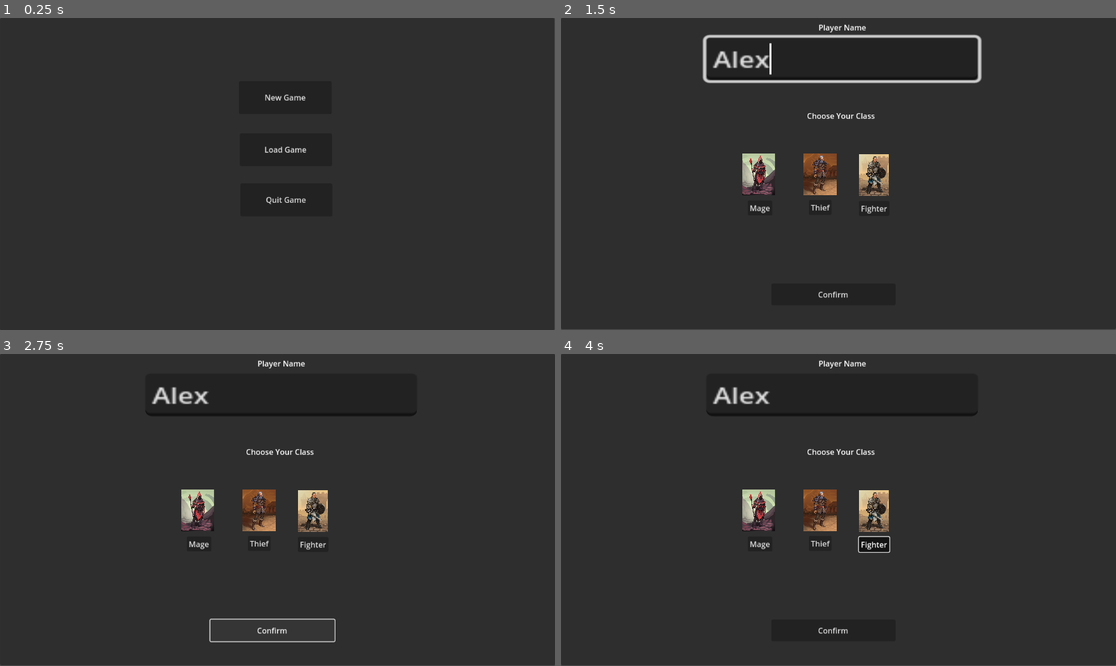
Above: before the commit, frames 1-4 (two rows, left to right).
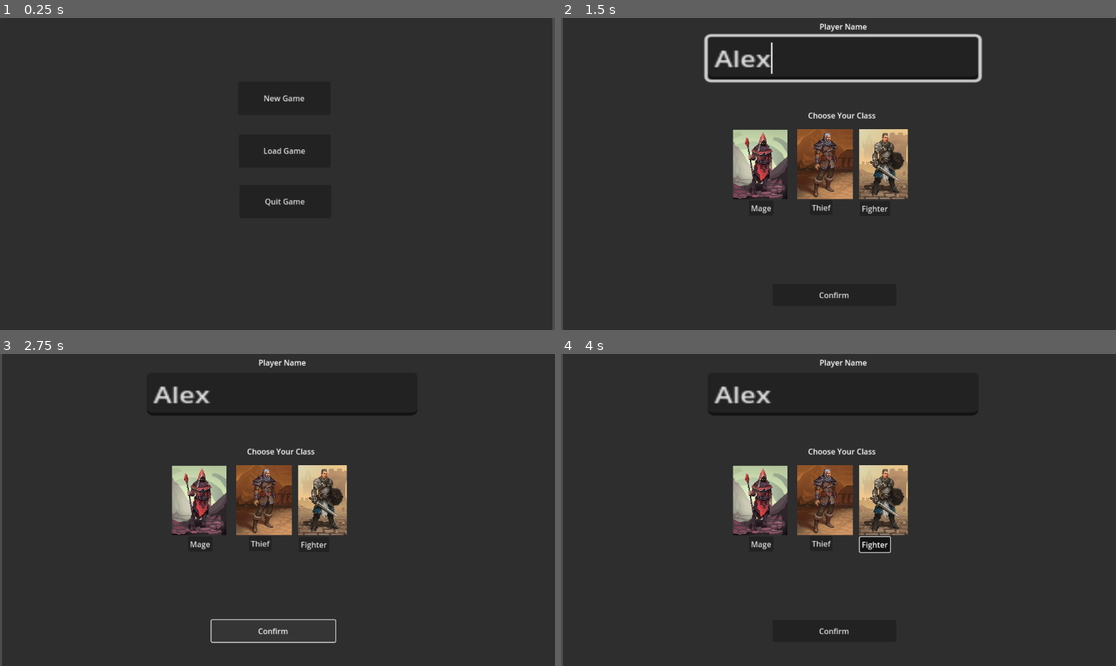
Above: after the commit, the same moments.

Repository: JMayna/goblingame
Game: Godot game, scene res://Main Menu.tscn
Same seed, same stepped clock (60 frames per second), same inputs: the game is played once before the commit and once after it.
Inputs (mouse positions are in pixels of both pictures, inside the frame that each line leads up to):
- Up to frame 1 (0.25 s): no input
- Up to frame 2 (1.5 s): click "New Game" at 0.5 s; click (844, 58) at 1.27 s; type "Alex" at 1.35 s
- Up to frame 3 (2.75 s): click "Confirm" at 2 s
- Up to frame 4 (4 s): click "Confirm" at 2.75 s; click "Fighter" at 3.5 s

The runs differ from the first frame. In frame 1, 0.6% of the frame differs, in the area x 47-100%, y 0-100%; in frame 2, 8.0%, in the area x 0-100%, y 0-100%; in frame 3, 6.9%; in frame 4, 6.7%.

Commit message:
Added alot

Diff:
--- a/Game_Menu.tscn
+++ b/Game_Menu.tscn
@@ -61,27 +61,43 @@
 offset_bottom = 55.0
 text = "Exp:"
 
+[node name="PlayerHealthLabel" type="Label" parent="CanvasLayer/PlayerInfo"]
+offset_left = 281.0
+offset_top = 46.0
+offset_right = 362.0
+offset_bottom = 84.0
+text = "Health"
+
+[node name="PlayerACLabel" type="Label" parent="CanvasLayer/PlayerInfo"]
+offset_left = 383.0
+offset_top = 16.0
+offset_right = 464.0
+offset_bottom = 54.0
+text = "AC
+"
+
 [node name="mainMenubutton" type="Button" parent="CanvasLayer"]
-offset_left = 13.0
-offset_top = 960.0
-offset_right = 178.0
-offset_bottom = 1051.0
+offset_left = 3.0
+offset_top = 550.0
+offset_right = 168.0
+offset_bottom = 641.0
 text = "Main Menu"
 
 [node name="nextEncounterButton" type="Button" parent="CanvasLayer"]
-offset_left = 305.0
-offset_top = 428.0
-offset_right = 525.0
-offset_bottom = 514.0
+offset_left = 427.0
+offset_top = 296.0
+offset_right = 647.0
+offset_bottom = 382.0
 text = "Next Encounter"
 
 [node name="saveGameButton" type="Button" parent="CanvasLayer"]
-offset_left = 194.0
-offset_top = 960.0
-offset_right = 359.0
-offset_bottom = 1051.0
+offset_left = 218.0
+offset_top = 552.0
+offset_right = 383.0
+offset_bottom = 643.0
 text = "Save Game
 "
 
 [connection signal="pressed" from="CanvasLayer/mainMenubutton" to="." method="_on_button_pressed"]
+[connection signal="pressed" from="CanvasLayer/nextEncounterButton" to="." method="_on_next_encounter_button_pressed"]
 [connection signal="pressed" from="CanvasLayer/saveGameButton" to="." method="_on_button_pressed"]
--- a/Main Menu.tscn
+++ b/Main Menu.tscn
@@ -17,7 +17,7 @@
 layout_mode = 0
 offset_right = 1151.0
 offset_bottom = 647.0
-scale = Vector2(1.66643, 1.67033)
+scale = Vector2(0.99603, 1.01143)
 
 [node name="newgameButton" type="Button" parent="Panel"]
 layout_mode = 0
--- a/Scripts/Globals.gd
+++ b/Scripts/Globals.gd
@@ -6,3 +6,5 @@
 var player_gold = 0
 var player_xp = 0
 var player_level = 1
+var player_health = 20
+var player_armor_class = 10
--- /dev/null
+++ b/Scripts/encounter.gd
@@ -0,0 +1,69 @@
+extends Control
+
+@onready var playerHealthLabel =$CanvasLayer/playerInfo/playerHealthLabel
+@onready var playerNameLabel = $CanvasLayer/playerInfo/playerNameLabel
+@onready var enemyHealthLabel = $CanvasLayer/enemyInfo/enemyHealthLabel
+@onready var attackButton = $CanvasLayer/attackButton
+@onready var battleLog = $CanvasLayer/battleLog
+
+#Enemy Stats (Not da globals)
+var enemy = {
+	"health": 50,
+	"attack": 8,
+	"armor_class": 12
+}
+
+
+
+# Called when the node enters the scene tree for the first time.
+func _ready() -> void:
+	#Get Player stats from da Globals
+	playerHealthLabel.text = "Health: " + str(Globals.player_health)
+	playerNameLabel.text = Globals.player_name
+	attackButton.connect("pressed", _on_attack_button_pressed)
+
+
+
+func _on_attack_button_pressed() -> void:
+	#1. Players turn
+	var attack_roll = randi_range(1, 20) #Dice roll
+	var message = "Player Attack Roll: " + str(attack_roll) + "\n"  #This stores da message
+	var damage_roll = 0
+
+	if attack_roll >= enemy.armor_class:
+		damage_roll = randi_range(1,10)
+		enemy.health -= damage_roll
+		message += "Player hit for " + str(damage_roll) + " damage!\n"
+		enemyHealthLabel.text = "Enemy Health: " + str(enemy.health)
+	else:
+		message = "Player Attack Roll: " + str(attack_roll) + "\n" +  "Player missed!\n" #Store Message
+
+		message += "\n"
+
+	#2 . Enemy's Turn
+	var enemy_attack_roll = randi_range(1, 20)
+	message += "Enemy Attack Roll: " + str(enemy_attack_roll) + "\n" #Store message
+	var enemy_damage_roll = 0
+
+
+	if enemy_attack_roll >= Globals.player_armor_class: #From da globals
+		enemy_damage_roll = randi_range (1, enemy.attack)
+		Globals.player_health -= enemy_damage_roll #Hopefully will update da Globals
+		message += "Enemy Hits for: " + str(enemy_damage_roll) + " damage\n" #Store message
+		playerHealthLabel.text = "Player Health: " + str(Globals.player_health) #Globals
+	else:
+		message += "Enemy Missed\n"
+
+	message += "\n"
+
+	#3 Update da battle log
+	battleLog.append_text(message) #Add the combined message
+
+
+
+
+	#4 Chceck for Game Over (add later)
+	if Globals.player_health <= 0: # check globals
+		print("Player is defeated")
+	if enemy.health <= 0:
+		print('Enemy is defeated')
--- a/character_creation.tscn
+++ b/character_creation.tscn
@@ -17,9 +17,11 @@
 
 [node name="Panel" type="Panel" parent="."]
 layout_mode = 0
-offset_right = 1153.0
-offset_bottom = 648.0
-scale = Vector2(1.66539, 1.66266)
+offset_left = 4.0
+offset_top = -2.0
+offset_right = 1157.0
+offset_bottom = 646.0
+scale = Vector2(0.995664, 1.00318)
 
 [node name="nameInput" type="LineEdit" parent="Panel"]
 layout_mode = 0
@@ -97,27 +99,27 @@
 [node name="CanvasLayer" type="CanvasLayer" parent="Panel"]
 
 [node name="fighterImage" type="TextureRect" parent="Panel/CanvasLayer"]
-offset_left = 1032.0
-offset_top = 471.0
-offset_right = 3260.0
-offset_bottom = 3876.0
+offset_left = 619.0
+offset_top = 231.0
+offset_right = 2847.0
+offset_bottom = 3636.0
 scale = Vector2(0.045547, 0.0425804)
 texture = ExtResource("3_w8ggr")
 
 [node name="mageImage" type="TextureRect" parent="Panel/CanvasLayer"]
-offset_left = 627.0
-offset_top = 469.0
-offset_right = 2855.0
-offset_bottom = 3385.0
+offset_left = 357.0
+offset_top = 232.0
+offset_right = 2585.0
+offset_bottom = 3148.0
 scale = Vector2(0.0509385, 0.0494303)
 texture = ExtResource("4_jyi5c")
 
 [node name="thiefImage" type="TextureRect" parent="Panel/CanvasLayer"]
-offset_left = 838.0
-offset_top = 469.0
-offset_right = 3066.0
-offset_bottom = 3385.0
-scale = Vector2(0.0516763, 0.0495978)
+offset_left = 490.0
+offset_top = 231.0
+offset_right = 2718.0
+offset_bottom = 3147.0
+scale = Vector2(0.0520468, 0.0495978)
 texture = ExtResource("5_bjwh7")
 stretch_mode = 2
 
--- /dev/null
+++ b/encounter.tscn
@@ -0,0 +1,94 @@
+[gd_scene load_steps=2 format=3 uid="uid://cqbs31go5cv5j"]
+
+[ext_resource type="Script" path="res://Scripts/encounter.gd" id="1_kvu78"]
+
+[node name="Encounter" type="Control"]
+layout_mode = 3
+anchors_preset = 15
+anchor_right = 1.0
+anchor_bottom = 1.0
+grow_horizontal = 2
+grow_vertical = 2
+scale = Vector2(0.998605, 0.997503)
+script = ExtResource("1_kvu78")
+
+[node name="CanvasLayer" type="CanvasLayer" parent="."]
+
+[node name="enemyInfo" type="Control" parent="CanvasLayer"]
+layout_mode = 3
+anchors_preset = 0
+offset_right = 40.0
+offset_bottom = 40.0
+
+[node name="enemyNameLabel" type="Label" parent="CanvasLayer/enemyInfo"]
+offset_right = 51.0
+offset_bottom = 23.0
+text = "Name:"
+
+[node name="enemyHealthLabel" type="Label" parent="CanvasLayer/enemyInfo"]
+offset_left = 1.0
+offset_top = 30.0
+offset_right = 57.0
+offset_bottom = 53.0
+text = "Health:"
+
+[node name="enemyACLabel" type="Label" parent="CanvasLayer/enemyInfo"]
+offset_left = 1.0
+offset_top = 58.0
+offset_right = 41.0
+offset_bottom = 81.0
+text = "AC:"
+
+[node name="playerInfo" type="Control" parent="CanvasLayer"]
+layout_mode = 3
+anchors_preset = 0
+offset_left = 7.0
+offset_top = 14.0
+offset_right = 47.0
+offset_bottom = 54.0
+scale = Vector2(0.887278, 0.587202)
+
+[node name="playerNameLabel" type="Label" parent="CanvasLayer/playerInfo"]
+offset_top = 976.0
+offset_right = 47.0
+offset_bottom = 999.0
+text = "Name"
+
+[node name="playerHealthLabel" type="Label" parent="CanvasLayer/playerInfo"]
+offset_top = 1006.0
+offset_right = 52.0
+offset_bottom = 1029.0
+text = "Health"
+
+[node name="playerACLabel" type="Label" parent="CanvasLayer/playerInfo"]
+offset_left = 1.0
+offset_top = 1038.0
+offset_right = 41.0
+offset_bottom = 1061.0
+text = "AC:"
+
+[node name="attackButton" type="Button" parent="CanvasLayer"]
+offset_left = 480.0
+offset_top = 553.0
+offset_right = 538.0
+offset_bottom = 584.0
+scale = Vector2(2.72466, 2.79696)
+text = "Attack"
+
+[node name="battleLog" type="RichTextLabel" parent="CanvasLayer"]
+anchors_preset = 8
+anchor_left = 0.5
+anchor_top = 0.5
+anchor_right = 0.5
+anchor_bottom = 0.5
+offset_left = -438.0
+offset_top = -222.0
+offset_right = 489.0
+offset_bottom = 205.0
+grow_horizontal = 2
+grow_vertical = 2
+theme_override_font_sizes/normal_font_size = 16
+bbcode_enabled = true
+autowrap_mode = 2
+
+[connection signal="pressed" from="CanvasLayer/attackButton" to="." method="_on_attack_button_pressed"]
--- a/game_menu.gd
+++ b/game_menu.gd
@@ -5,6 +5,8 @@
 @onready var playerGoldLabel = $CanvasLayer/PlayerInfo/PlayerGoldLabel
 @onready var playerLevelLabel =$CanvasLayer/PlayerInfo/PlayerLevelLabel
 @onready var playerExperienceLabel = $CanvasLayer/PlayerInfo/PlayerExperienceLabel
+@onready var playerHealthLabel = $CanvasLayer/PlayerInfo/PlayerHealthLabel
+@onready var playerACLabel = $CanvasLayer/PlayerInfo/PlayerACLabel
 
 func _ready():
 	var playerName = Globals.player_name
@@ -12,6 +14,8 @@
 	var playerLevel = Globals.player_level
 	var playerGold = Globals.player_gold
 	var playerXP = Globals.player_xp
+	var playerAC = Globals.player_armor_class
+	var playerHealth = Globals.player_health
 
 	if playerNameLabel:
 		playerNameLabel.text = "Player: " + playerName
@@ -27,6 +31,12 @@
 
 	if playerLevelLabel:
 		playerLevelLabel.text="Level: " + str(playerLevel)
+
+	if playerACLabel:
+		playerACLabel.text ="AC: " + str(playerAC)
+
+	if playerHealthLabel:
+		playerHealthLabel.text = "Health: " + str(playerHealth)
 
 
 
@@ -63,6 +73,8 @@
 			Globals.player_gold = data.result.gold
 			Globals.player_xp = data.result.experience
 			Globals.player_level = data.result.level
+			Globals.player_armor_class =data.result.armor_class
+			Globals.player_health = data.result.player_health
 
 			#Update UI
 			_update_ui()
@@ -83,4 +95,12 @@
 	if playerExperienceLabel:
 		playerExperienceLabel.text = "Exp: " + str(Globals.player_xp)
 	if playerLevelLabel:
-		playerLevelLabel.text = "Player: " + str(Globals.player_level)
+		playerLevelLabel.text = "Level: " + str(Globals.player_level)
+	if playerHealthLabel:
+		playerHealthLabel.text = "Health: " + str(Globals.player_health)
+	if playerACLabel:
+		playerACLabel.text = "AC: " + str(Globals.player_armor_class)
+
+
+func _on_next_encounter_button_pressed() -> void:
+	get_tree().change_scene_to_file("res://encounter.tscn")
--- /dev/null
+++ b/monster_data.csv
@@ -0,0 +1,20 @@
+Monster Name,,Level,Health,Attack,Armor Class,,Experience,
+Goblin Scout,,1,20,5,25,,10,
+Rock Turtle,,1,40,3,40,,15,
+Cave Spider,,1,15,2,15,,5,
+Wild Hare,,1,10,1,10,,2,
+Slime,,1,20,3,20,,8,
+,,,,,,,,
+,,,,,,,,
+,,,,,,,,
+,,,,,,,,
+,,,,,,,,
+,,,,,,,,
+,,,,,,,,
+,,,,,,,,
+,,,,,,,,
+,,,,,,,,
+,,,,,,,,
+,,,,,,,,
+,,,,,,,,
+,,,,,,,,
--- a/project.godot
+++ b/project.godot
@@ -18,8 +18,3 @@
 [autoload]
 
 Globals="*res://Scripts/Globals.gd"
-
-[display]
-
-window/size/viewport_width=1920
-window/size/viewport_height=1080
